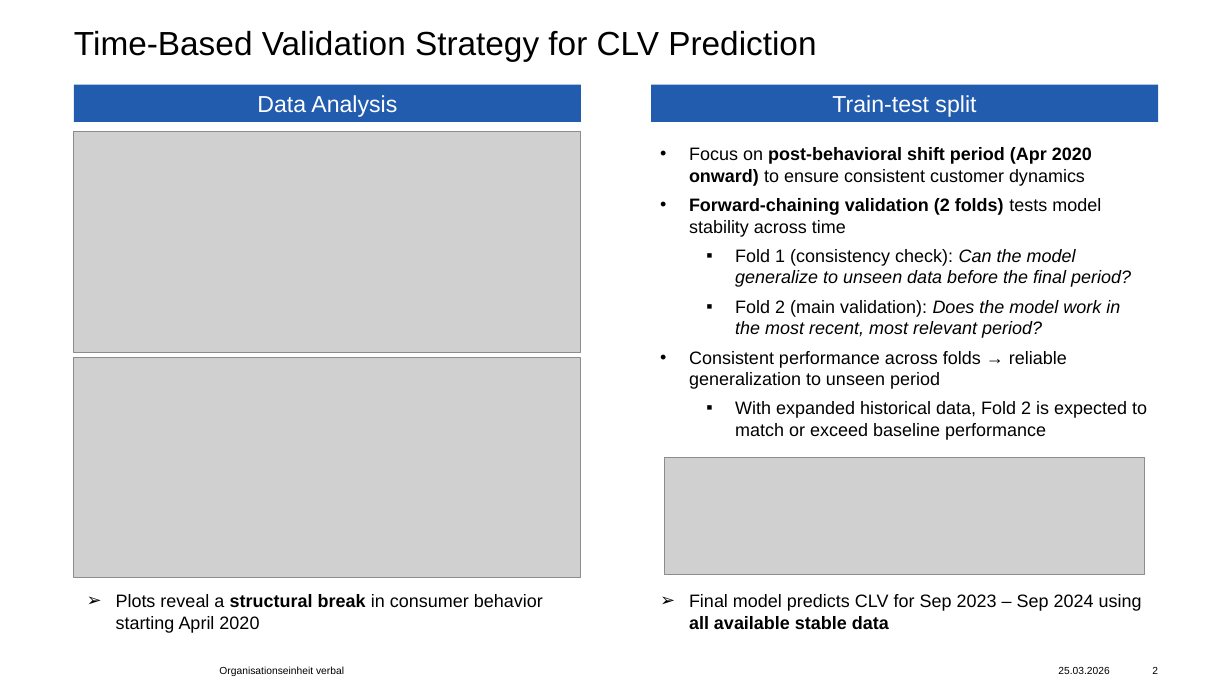
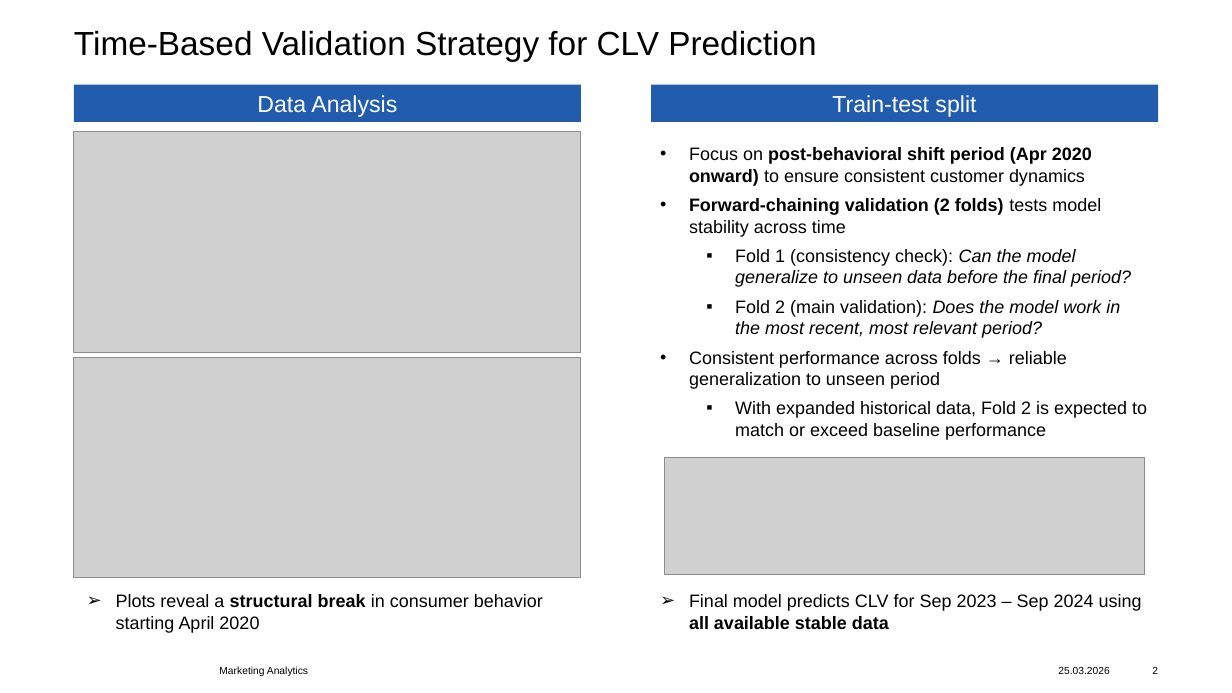
Before and after one commit to juliusatgit/Marketing-Analytics, a slide deck: slide 2 of Presentations/Assignment_2_MA.pptx. Drawn at 1232x693 pixels with LibreOffice and Linux fonts; fonts in the diff are those of the drawing; grey boxes stand for pictures; background and template pictures are left out. Boxes give left, top, right and bottom in pixels: in the first picture for what was removed or moved away, otherwise in the second. Text is boxed around its words. In the diff, an @@ line names an element or a change of style, - is before the commit and + after.

Commit message:
minor changes to the pptx

```diff
--- a/Presentations/Assignment_2_MA.pptx
+++ b/Presentations/Assignment_2_MA.pptx
@@ text at (x1=219, y1=666, x2=308, y2=676): text changed @@
-Organisationseinheit verbal
+Marketing Analytics
```
Also in this commit, not shown: 2 other slides changed.
